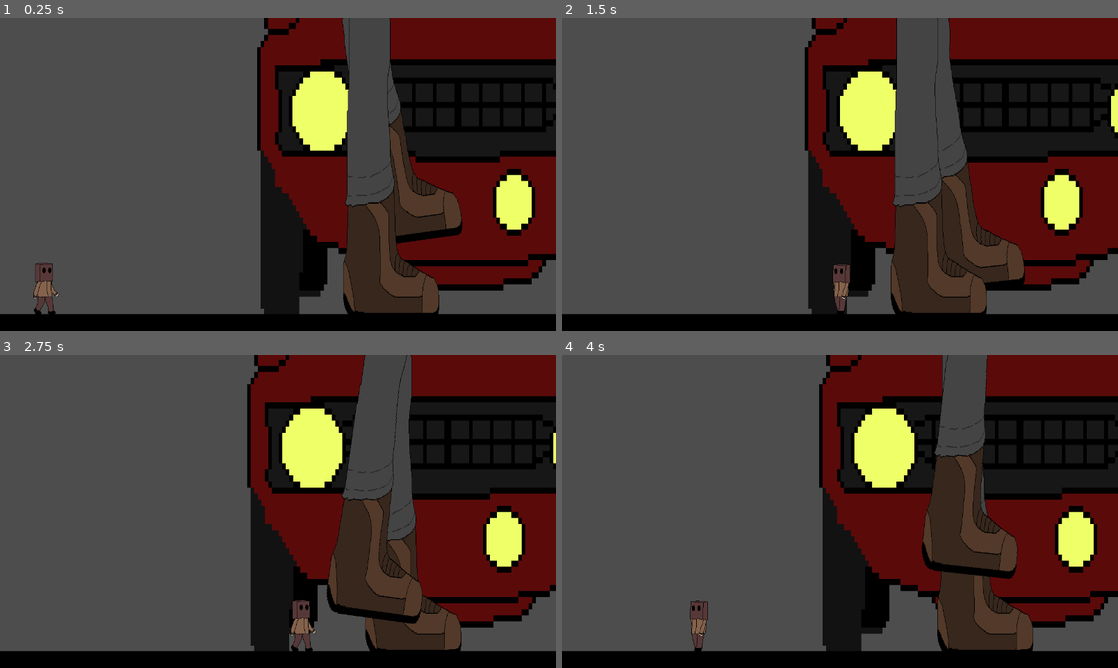
Above: before the commit, frames 1-4 (two rows, left to right).
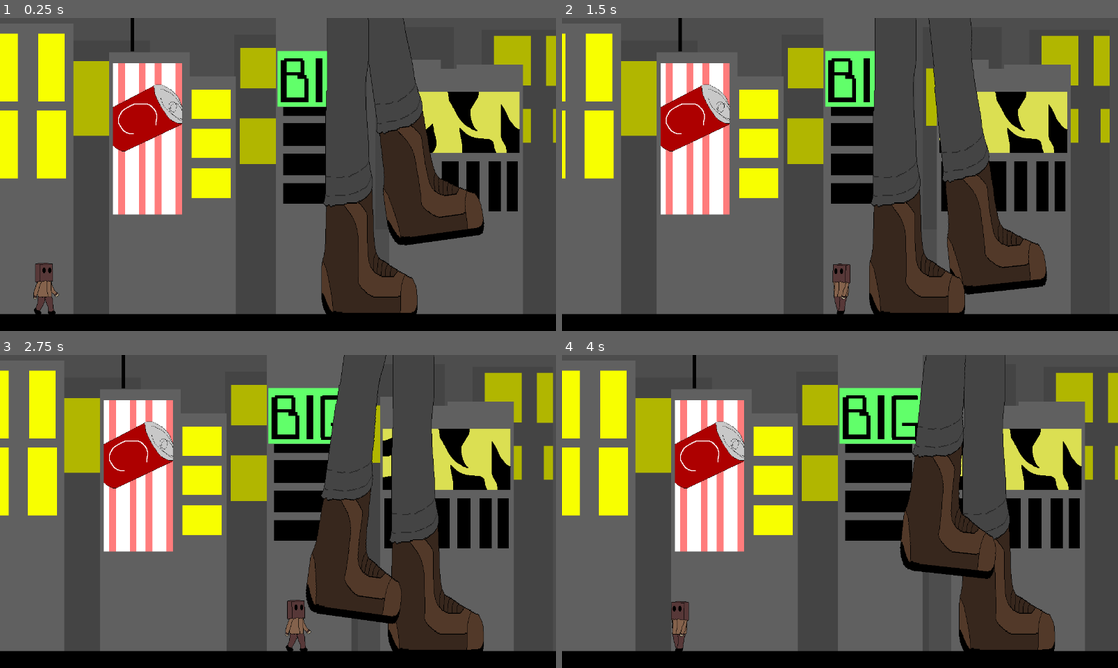
Above: after the commit, the same moments.

Repository: Person-0/littleCrossing
Game: Godot game, scene res://scenes/game.tscn
Two runs of this game, one before a commit and one after it. Both use one fixed random seed, a clock stepped at 60 frames per second and the inputs below.
Inputs:
- Up to frame 1 (0.25 s): no input
- Up to frame 2 (1.5 s): hold D (forward) 0.53-1.28 s; hold Space (dash) 0.53-1.28 s; hold A (backward) from 1.28 s (still down); tap Space (dash) at 1.35 s
- Up to frame 3 (2.75 s): release A (backward) at 2.03 s; hold D (forward) from 2.03 s (still down); hold Space (dash) from 2.03 s (still down)
- Up to frame 4 (4 s): release Space (dash) at 2.78 s; tap Space (dash) at 2.85 s; release D (forward) at 3.53 s; hold A (backward) from 3.53 s (still down); hold Space (dash) from 3.53 s (still down)

The runs differ from the first frame. In frame 1, 53% of the frame differs, in the area x 0-100%, y 0-95%; in frame 2, 52%; in frame 3, 54%; in frame 4, 55%.

Commit message:
fixed collisions, added bg wout effects

Diff:
--- a/scenes/game.tscn
+++ b/scenes/game.tscn
@@ -1,9 +1,10 @@
 [gd_scene format=3 uid="uid://gj4lr4k66twj"]
 
-[ext_resource type="Texture2D" uid="uid://if8x3lq83b8v" path="res://assets/car.png" id="1_lnu2h"]
+[ext_resource type="Texture2D" uid="uid://bo1apxlmxvm2h" path="res://assets/bg_back.png" id="1_iywne"]
 [ext_resource type="Texture2D" uid="uid://cypcn5havmnmv" path="res://assets/LilManWalk.png" id="1_uwrxv"]
 [ext_resource type="Script" uid="uid://iu3oaug1nm3s" path="res://scripts/playerMovement.gd" id="1_yqjtg"]
 [ext_resource type="Script" uid="uid://d4nyte0nw5dwf" path="res://scripts/walker.gd" id="2_iywne"]
+[ext_resource type="Texture2D" uid="uid://dn6stqhh2flcm" path="res://assets/bg_front.png" id="2_p57ef"]
 
 [sub_resource type="AtlasTexture" id="AtlasTexture_gee14"]
 atlas = ExtResource("1_uwrxv")
@@ -77,10 +78,15 @@
 
 [node name="gameNode2d" type="Node2D" unique_id=628901147]
 
-[node name="bg" type="Sprite2D" parent="." unique_id=990508159]
-position = Vector2(953.5, -665.5)
-scale = Vector2(8.101562, 14.0078125)
-texture = ExtResource("1_lnu2h")
+[node name="bg_back" type="Sprite2D" parent="." unique_id=990508159]
+position = Vector2(520.0001, -257.07025)
+scale = Vector2(0.70208335, 0.6943143)
+texture = ExtResource("1_iywne")
+
+[node name="bg_front" type="Sprite2D" parent="." unique_id=926419417]
+position = Vector2(485.4999, -256.68005)
+scale = Vector2(0.66093737, 0.693185)
+texture = ExtResource("2_p57ef")
 
 [node name="floor" type="ColorRect" parent="." unique_id=1788643492]
 offset_left = -172.0
--- a/scenes/legpair.tscn
+++ b/scenes/legpair.tscn
@@ -4,15 +4,16 @@
 [ext_resource type="Script" uid="uid://laeqsmsg3fwa" path="res://scripts/legpair.gd" id="1_x48fu"]
 
 [sub_resource type="RectangleShape2D" id="RectangleShape2D_x5sme"]
-size = Vector2(194, 2)
+size = Vector2(164, 6)
 
 [sub_resource type="RectangleShape2D" id="RectangleShape2D_x48fu"]
-size = Vector2(194.75, 2)
+size = Vector2(167.375, 8)
 
 [node name="legpair1" type="Node2D" unique_id=166506400]
 script = ExtResource("1_x48fu")
 
 [node name="leg1" type="StaticBody2D" parent="." unique_id=388496686]
+position = Vector2(50, 0)
 
 [node name="Sprite2D" type="Sprite2D" parent="leg1" unique_id=1845792252]
 position = Vector2(0, -214.64835)
@@ -22,10 +23,14 @@
 offset = Vector2(-140, -247)
 
 [node name="CollisionShape2D" type="CollisionShape2D" parent="leg1" unique_id=863468786]
-position = Vector2(-30, 356)
+position = Vector2(-15, 360)
+rotation = -3.1415925
 shape = SubResource("RectangleShape2D_x5sme")
+one_way_collision = true
+one_way_collision_margin = 10.0
 
 [node name="leg2" type="StaticBody2D" parent="." unique_id=529064844]
+position = Vector2(-50, 0)
 
 [node name="Sprite2D" type="Sprite2D" parent="leg2" unique_id=647027569]
 position = Vector2(0, -215.16595)
@@ -35,7 +40,10 @@
 offset = Vector2(-140, -247)
 
 [node name="CollisionShape2D" type="CollisionShape2D" parent="leg2" unique_id=886286978]
-position = Vector2(-30, 356)
+position = Vector2(-16.3125, 359)
+rotation = -3.1415925
 shape = SubResource("RectangleShape2D_x48fu")
+one_way_collision = true
+one_way_collision_margin = 2.0
 
 [node name="Node2D" type="Node2D" parent="." unique_id=828874222]
--- a/scripts/legpair.gd
+++ b/scripts/legpair.gd
@@ -6,7 +6,6 @@
 const WALK_HEIGHT = 200
 const WALK_STEP = 0.025
 const WALK_ANGLE_MAX = 10
-const LEG_OFFSET = 0
 const WALK_SPEED = 0.6
 
 var xpos = 0
@@ -21,8 +20,7 @@
 
 # Called when the node enters the scene tree for the first time.
 func _ready() -> void:
-	leg1.position.x -= LEG_OFFSET
-	leg2.position.x += LEG_OFFSET
+	pass
 
 # Called every frame. 'delta' is the elapsed time since the previous frame.
 func _process(delta: float) -> void:
Binary file changed: assets/bg_back.png
Binary file added: assets/bg_ground.png
Not shown, added: assets/bg_ground.png.import
